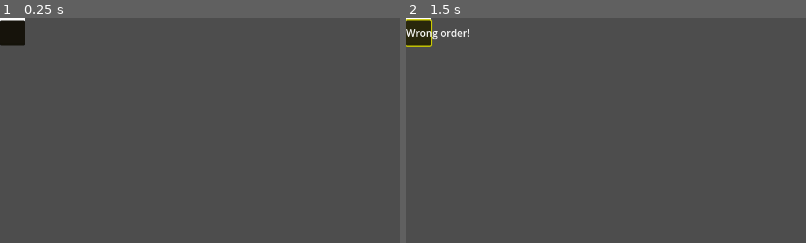
Above: before the commit, frames 1-2 (left to right).
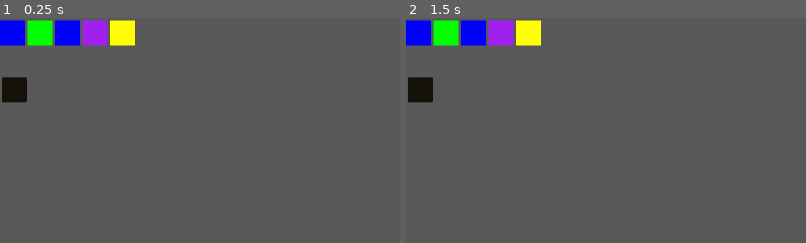
Above: after the commit, the same moments.

Repository: drthgz/learn_via_2d
Game: Godot game, scene res://Scenes/QueueRoom.tscn
Same seed, same stepped clock (60 frames per second), same inputs: the game is played once before the commit and once after it.
Inputs (mouse positions are % of the whole screen's width and height, from its top left):
- Up to frame 1 (0.25 s): no input
- Up to frame 2 (1.5 s): click (2, 3) at 0.52 s; click (2, 3) at 1.27 s
The pictures show only the part of the screen within x 0-50%, y 0-50%; the shares and areas given below are measured in that part.

The runs differ from the first frame. In frame 1, 4.4% of the frame differs, in the area x 0-34%, y 0-38%; in frame 2, 4.5%.

Commit message:
Working Queue game

Diff:
--- a/Scenes/QueueItem.tscn
+++ b/Scenes/QueueItem.tscn
@@ -6,11 +6,15 @@
 script = ExtResource("1_jievf")
 
 [node name="Button" type="Button" parent="."]
-offset_right = 40.0
-offset_bottom = 40.0
+offset_left = 3.0
+offset_top = 95.0
+offset_right = 43.0
+offset_bottom = 135.0
 metadata/_edit_use_anchors_ = true
 
 [node name="Label" type="Label" parent="."]
-offset_right = 40.0
-offset_bottom = 23.0
+offset_left = 76.0
+offset_top = 97.0
+offset_right = 116.0
+offset_bottom = 120.0
 metadata/_edit_use_anchors_ = true
--- a/Scenes/QueueRoom.tscn
+++ b/Scenes/QueueRoom.tscn
@@ -8,8 +8,9 @@
 item_scene = ExtResource("2_nuy33")
 
 [node name="Background" type="ColorRect" parent="."]
-offset_right = 40.0
-offset_bottom = 40.0
+offset_right = 1060.0
+offset_bottom = 616.0
+color = Color(0.346569, 0.346569, 0.346569, 1)
 
 [node name="VBoxContainer" type="VBoxContainer" parent="."]
 offset_right = 40.0
--- a/Scenes/queue_room.gd
+++ b/Scenes/queue_room.gd
@@ -20,22 +20,26 @@
 		var color = colors.pick_random()
 		var item = item_scene.instantiate()
 		item.modulate = color
-		item.queue_room = self # pass a ref
+		item.queue_room = self  # if using Fix 2
 		queue_container.add_child(item)
 		queue.append(color)
+		print("Added item with color:", color)
+
 
 
 func generate_goals():
 	for color in queue:
 		var goal = ColorRect.new()
 		goal.color = color
-		goal.size = Vector2(40,40)
+		goal.custom_minimum_size = Vector2(40,40)
+		#goal.size = Vector2(40,40)
 		goal_container.add_child(goal)
+		print("Goal color added:", color)
 
 func dequeue_item(color_clicked: Color):
 	if current_index >= queue.size():
 		return
-
+	print("Expected color:", queue[current_index], "Clicked color:", color_clicked)
 	if queue[current_index] == color_clicked:
 		status_label.text = "Correct!"
 		current_index +=1
